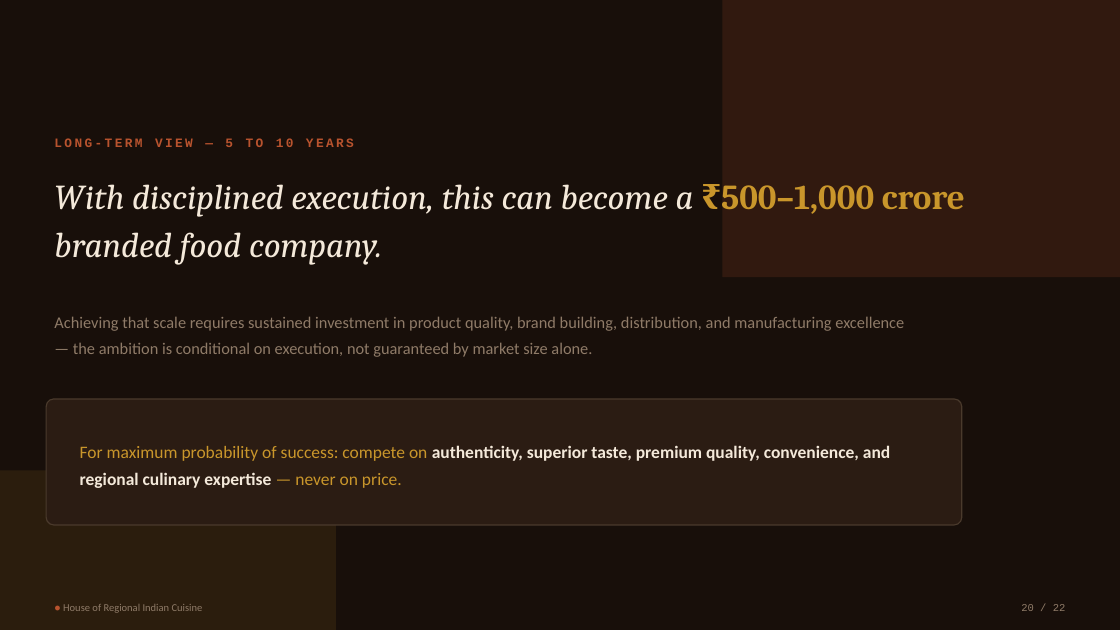
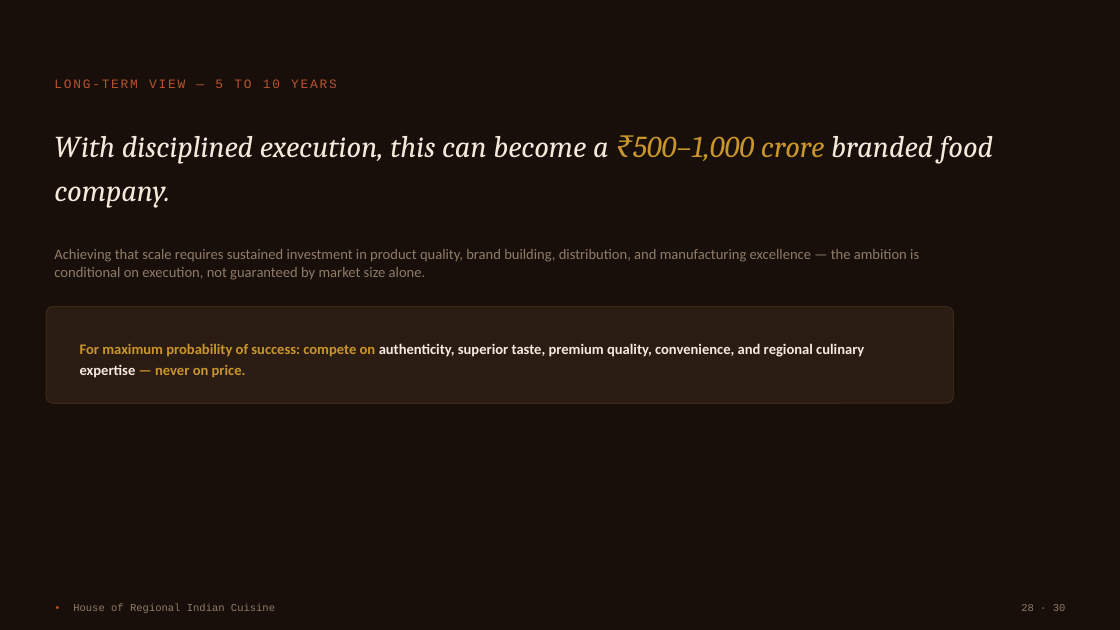
Before and after one commit to adithyark17/SideProjects, a slide deck: slide 28 of india-regional-foods-deck/india-regional-foods-deck.pptx (slide 20 before the commit). Drawn at 1120x630 pixels with LibreOffice and Linux fonts; fonts in the diff are those of the drawing. Boxes give left, top, right and bottom in pixels: in the first picture for what was removed or moved away, otherwise in the second. Text is boxed around its words. In the diff, an @@ line names an element or a change of style, - is before the commit and + after.

```diff
--- a/india-regional-foods-deck/india-regional-foods-deck.pptx
+++ b/india-regional-foods-deck/india-regional-foods-deck.pptx
@@ rectangle removed at [723, 0, 1120, 277] @@
@@ text "LONG-TERM VIEW — 5 TO ...": place and size @@
-text "LONG-TERM VIEW — 5 TO ..." at [54, 138, 354, 147]
+text "LONG-TERM VIEW — 5 TO ..." at [54, 79, 337, 88]
@@ text "LONG-TERM VIEW — 5 TO ..." at [54, 79, 337, 88]: letter spacing 2 to 1.5 pt, bold off @@
@@ text "With disciplined execution, this can ...": place and size @@
-text "With disciplined execution, this can ..." at [54, 184, 965, 265]
+text "With disciplined execution, this can ..." at [54, 135, 993, 208]
@@ text "With disciplined execution, this can ..." at [54, 135, 993, 208]: size 30 to 26 pt; bold off, italic on in "₹500–1,000 crore"; line spacing 1.15 to 1.2; vertical alignment top to middle @@
@@ text "Achieving that scale requires sustained ...": place and size @@
-text "Achieving that scale requires sustained ..." at [54, 316, 904, 357]
+text "Achieving that scale requires sustained ..." at [54, 249, 919, 280]
@@ text "Achieving that scale requires sustained ..." at [54, 249, 919, 280]: size 14 to 12.5 pt; line spacing 1.3 to 1; vertical alignment top to middle @@
@@ rounded rectangle added at [46, 307, 954, 403], fill #2B1C13, outline #3A2718 1 pt @@
@@ text "For maximum probability of success: ...": place and size @@
-text "For maximum probability of success: ..." at [80, 445, 890, 488]
+text "For maximum probability of success: ..." at [80, 343, 864, 378]
@@ text "For maximum probability of success: ..." at [80, 343, 864, 378]: size 15 to 12.5 pt; bold on in "For maximum probability of success: compete on ..."; line spacing 1.3 to 1.25 @@
@@ rounded rectangle removed at [46, 399, 962, 525] @@
@@ rectangle removed at [0, 471, 336, 630] @@
@@ text at [73, 604, 275, 613]: text changed; font Calibri to Courier New @@
-● House of Regional Indian Cuisine
+• House of Regional Indian Cuisine
@@ text removed at [1021, 604, 1066, 611] @@
-20 / 22
@@ text added at [1021, 604, 1066, 611], 9 pt, text #8F7B68 @@
+28 · 30
```
Also in this commit, not shown: 21 other slides changed, 8 slides added, 1 other file.
